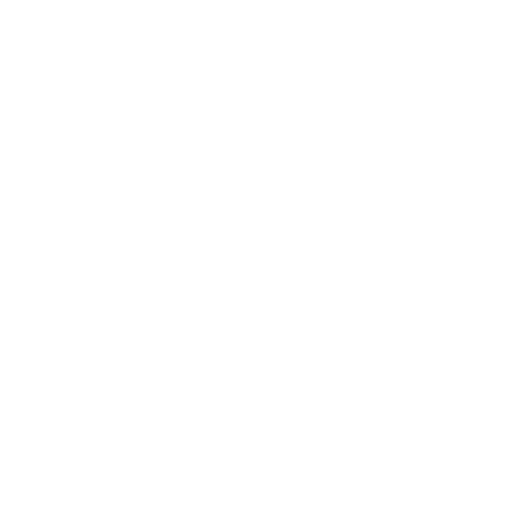
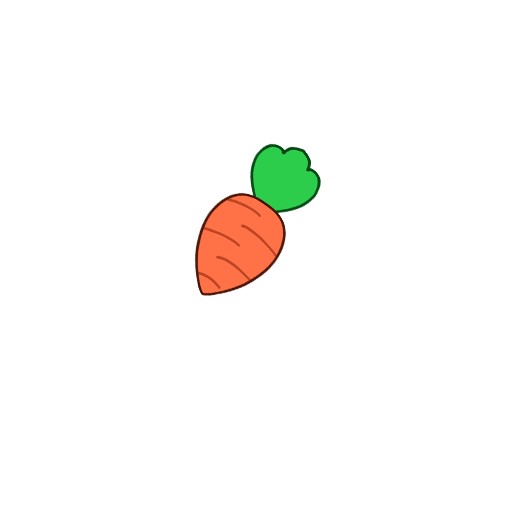
Revision of a layered 512 × 512 image; what changed, layer by layer:
added group "Group 1" with 2 layers above "Layer 5" over bbox(194, 143, 321, 296)
added layer "CarrotUI" in group "Group 1" over bbox(194, 143, 321, 296)
added layer "Shape 2" in group "Group 1" over bbox(194, 143, 321, 296)
hid "Layer 5" over bbox(194, 143, 321, 296)
